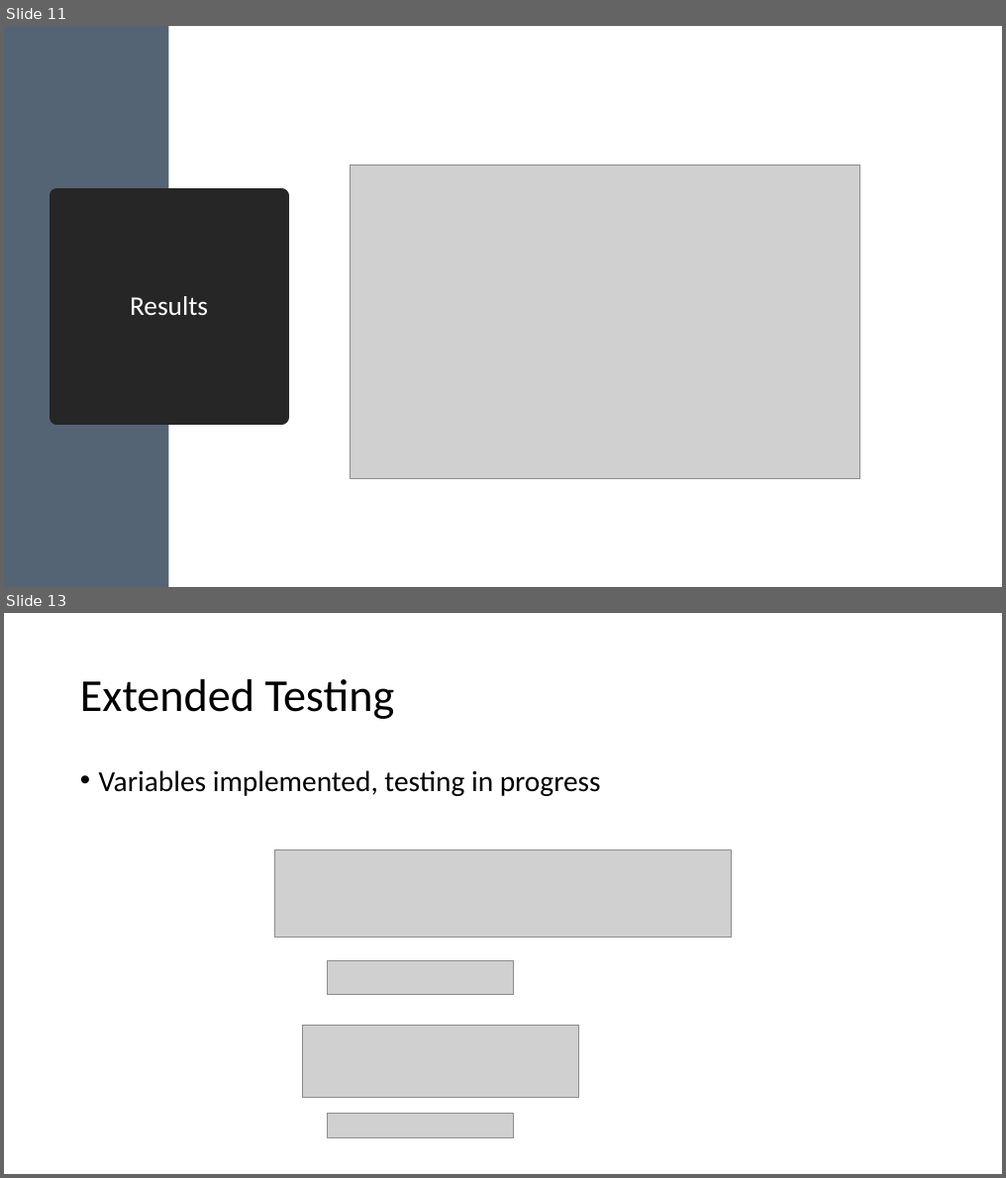
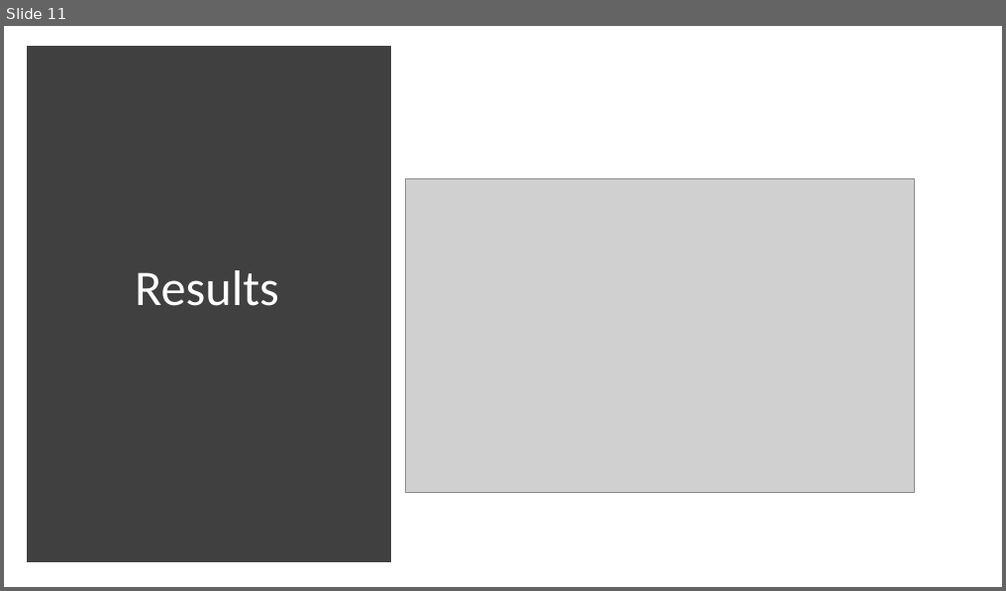
Before and after one commit to lleuch18/P9, a slide deck: Eksamensforberedelse/Fremlæggelse.pptx. Shown one above the other, each under a label of ours: slides 11 and 13 before the commit, slide 11 after it; the slides between them are not shown. The pictures are 1006x1178 and 1006x591 pixels, drawn with LibreOffice and Linux fonts; fonts in the diff are those of the drawing; grey boxes stand for pictures. Boxes give left, top, right and bottom in pixels: in the first picture for what was removed or moved away, otherwise in the second. Text is boxed around its words. In the diff, an @@ line names an element or a change of style, - is before the commit and + after.

```diff
--- a/Eksamensforberedelse/Fremlæggelse.pptx
+++ b/Eksamensforberedelse/Fremlæggelse.pptx
@@ slide 13 removed at (x1=4, y1=613, x2=1002, y2=1174), background #FFFFFF @@
@@ title removed at (x1=80, y1=679, x2=395, y2=719) @@
-Extended Testing
@@ text removed at (x1=99, y1=770, x2=601, y2=796) @@
-• Variables implemented, testing in progress
@@ picture removed at (x1=274, y1=851, x2=731, y2=938) @@
@@ picture removed at (x1=327, y1=960, x2=513, y2=995) @@
@@ picture removed at (x1=303, y1=1025, x2=579, y2=1097) @@
@@ picture removed at (x1=327, y1=1113, x2=513, y2=1138) @@
@@ slide 11 changed as well @@
@@ rectangle removed at (x1=4, y1=26, x2=168, y2=587) @@
@@ rectangle added at (x1=32, y1=52, x2=386, y2=558), fill #404040, outline #404040 10 pt @@
@@ title "Results" resized from (x1=56, y1=196, x2=282, y2=417) to (x1=64, y1=86, x2=350, y2=493) @@
@@ title "Results" at (x1=64, y1=86, x2=350, y2=493): size 26 to 48 pt; fill #262626 to none; outline #262626 13.75 pt to none @@
@@ picture moved from (x1=350, y1=165, x2=859, y2=478) to (x1=405, y1=178, x2=915, y2=493) @@
```
Also in this commit, not shown: 10 other slides changed, 14 slides added, 2 other slides removed, 4 other files.
